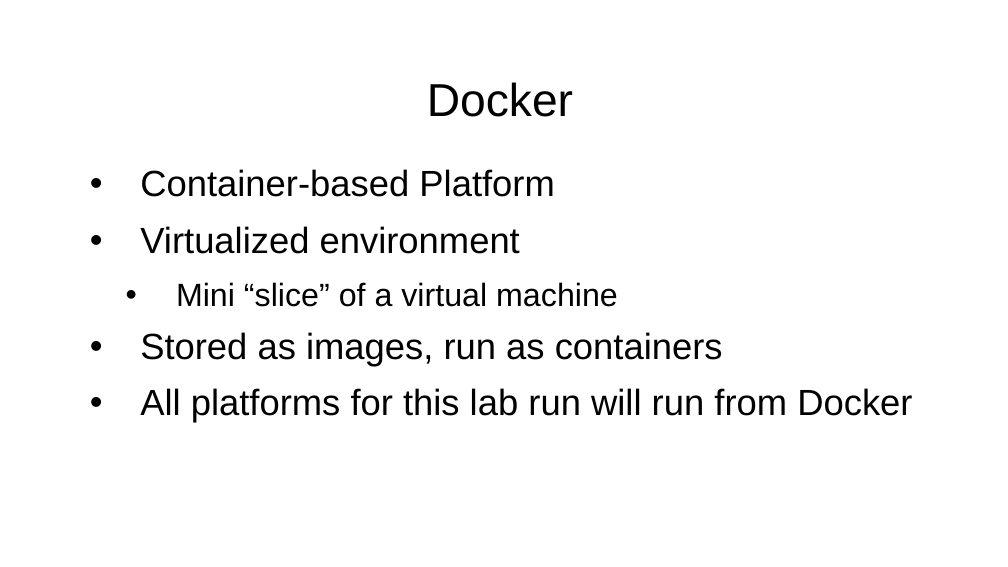
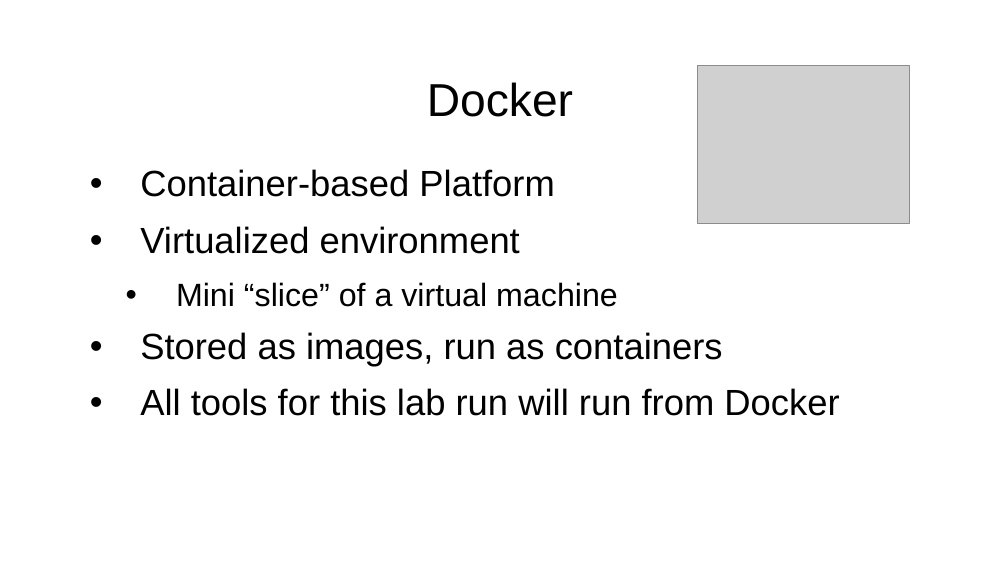
Before and after one commit to boyarsky/OracleCodeOne2018-HOL-Automating-Stack-Groovy, a slide deck: slide 7 of 2018-OracleCodeOne-Authomating Stack.ppt (slide 19 before the commit). Drawn at 1008x567 pixels with LibreOffice and Linux fonts; fonts in the diff are those of the drawing; grey boxes stand for pictures; background and template pictures are left out. Boxes give left, top, right and bottom in pixels: in the first picture for what was removed or moved away, otherwise in the second. Text is boxed around its words. In the diff, an @@ line names an element or a change of style, - is before the commit and + after.

```diff
--- a/2018-OracleCodeOne-Authomating Stack.ppt
+++ b/2018-OracleCodeOne-Authomating Stack.ppt
@@ picture added at [698, 66, 909, 225] @@
@@ text at [140, 388, 839, 416]: text changed @@
-• All platforms for this lab run will run from Docker
+• All tools for this lab run will run from Docker
```
Also in this commit, not shown: 6 other slides changed.
